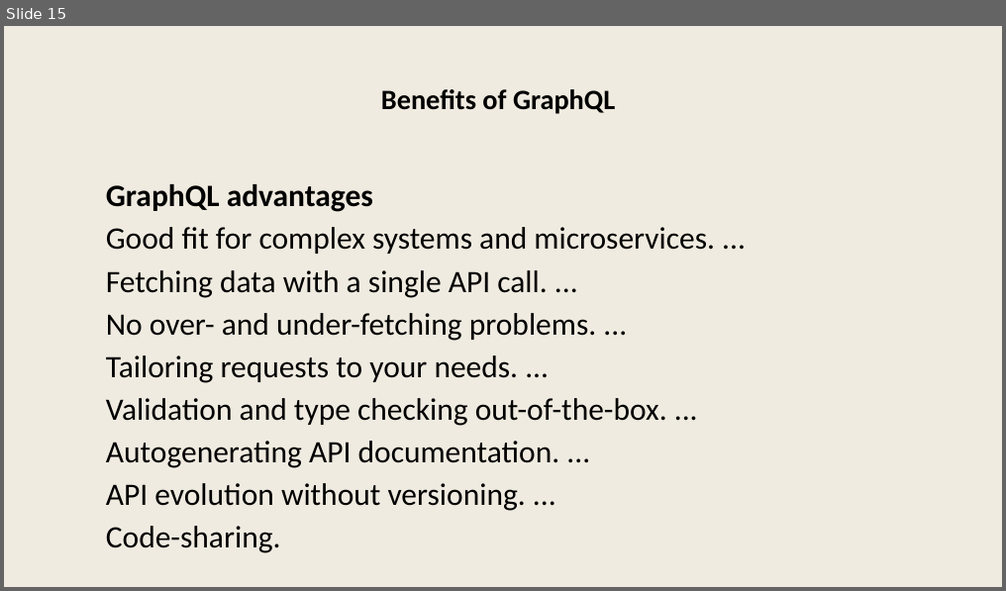
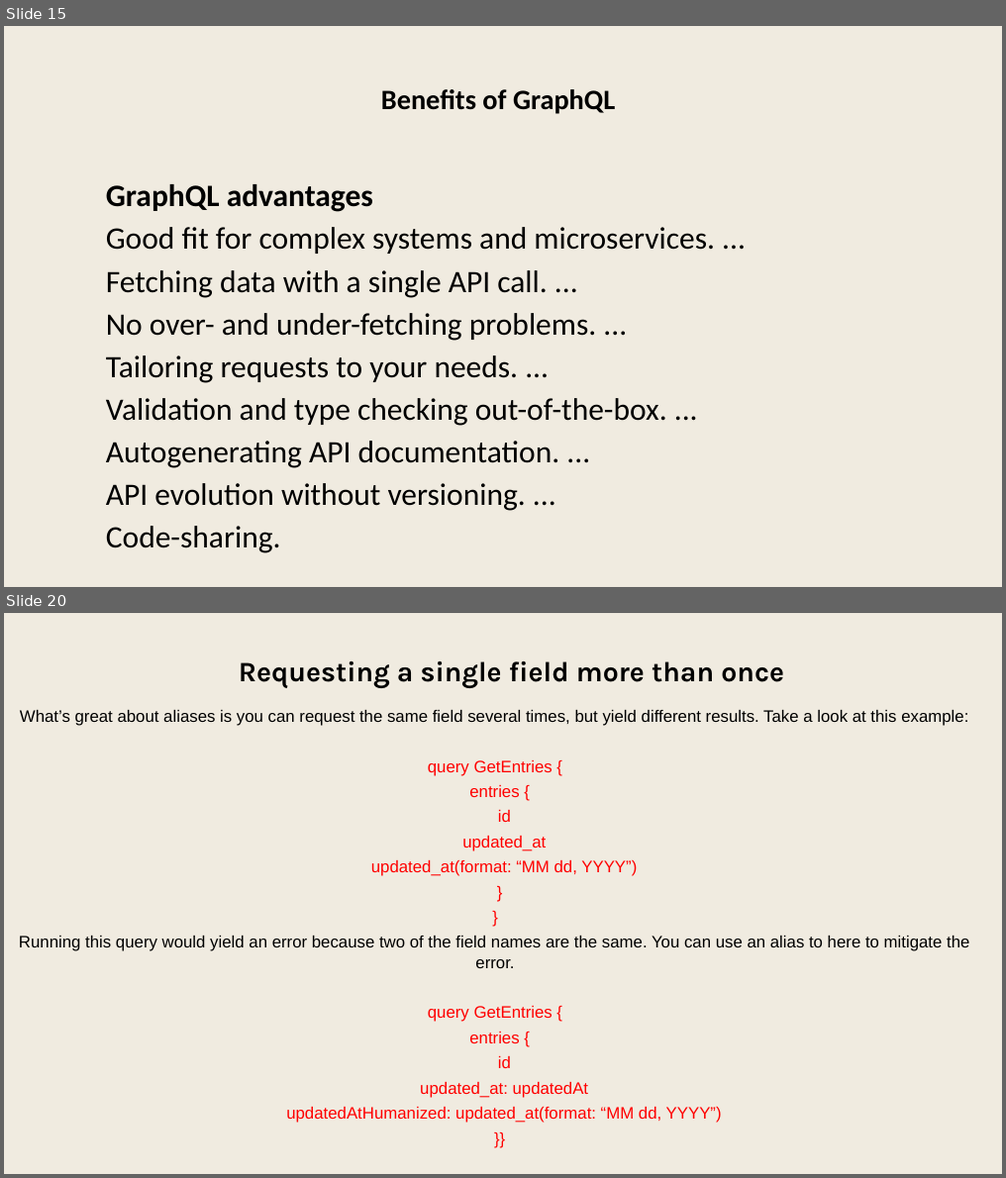
Before and after one commit to dameeta/graphql, a slide deck: graphql.pptx. Shown one above the other, each under a label of ours: slide 15 before the commit, slides 15 and 20 after it; the slides between them are not shown. The pictures are 1006x591 and 1006x1178 pixels, drawn with LibreOffice and Linux fonts; fonts in the diff are those of the drawing. Boxes give left, top, right and bottom in pixels: in the first picture for what was removed or moved away, otherwise in the second. Text is boxed around its words. In the diff, an @@ line names an element or a change of style, - is before the commit and + after.

```diff
--- a/graphql.pptx
+++ b/graphql.pptx
@@ slide 20 added at [4,613,1002,1174], background #F0EBE0 @@
@@ text added at [239,662,784,688], 54 pt, text #000000, bold @@
+Requesting a single field more than once
@@ text added at [19,709,969,1123], 32 pt, text #000000 @@
+What’s great about aliases is you can request the same field several times, but yield different results. Take a look at this example:
+query GetEntries {
+entries {
+id
+updated_at
+updated_at(format: “MM dd, YYYY”)
+}
+}
+Running this query would yield an error because two of the field names are the same. You can use an alias to here to mitigate the error.
+query GetEntries {
+entries {
+id
+updated_at: updatedAt
+updatedAtHumanized: updated_at(format: “MM dd, YYYY”)
+}}
```
Also in this commit, not shown: 2 slides changed, 38 other slides added, 1 other file.
